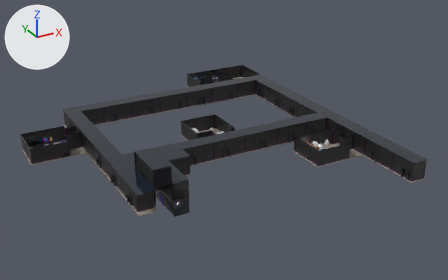
Before and after pictures for a commit that changed the FBX model Assets/My Assets/Art/Objects/Interiors/INT_ApartmintHallway.fbx.
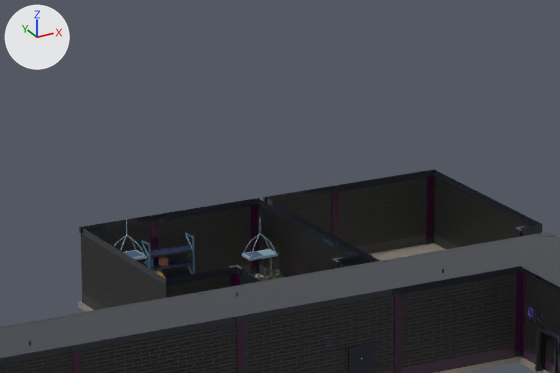
The first picture shows the older version from a 50 mm camera at (-55.0, -180.5, 81.2) aimed at (38.0, -11.5, -3.3). The close-ups show both versions on the part from 39% to 58% of the width and 14% to 35% of the height of that picture; other places that the commit changed are outside them. Arrows for +X, +Y and +Z are at upper left; the lights stay in place. Where no turn or scale is listed for an object, it has been applied to the vertices.
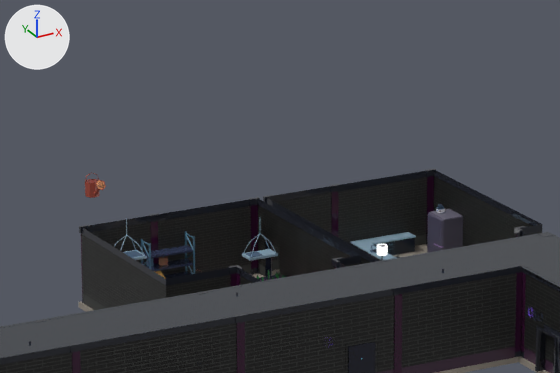
Where the change shows, as pixel boxes (x1, y1, x2, y2) in the close-ups (560 x 373 px):
'StorageRack.009', moved
    before: (141, 232, 195, 278)
    after: (141, 231, 195, 278)
'Cube.308', added
    after: (350, 232, 416, 261)
'Cube.310', added (black)
    after: (429, 209, 463, 250)
'Cube.313', added
    after: (427, 213, 444, 251)
'Cylinder.114', added
    after: (85, 173, 106, 198)
'FarmPlot.GreenOnions.003', moved
    before: (253, 268, 284, 281)
    after: (257, 270, 286, 281)
'Cube.309', added
    after: (377, 244, 388, 261)
'Can_SilverFeesh_Open.001', added
    after: (436, 204, 445, 213)
'Cube.314', added
    after: (427, 244, 439, 253)

Diff of the bpy script that builds the scene:
```diff
--- a/Assets/My Assets/Art/Objects/Interiors/INT_ApartmintHallway.fbx.py
+++ b/Assets/My Assets/Art/Objects/Interiors/INT_ApartmintHallway.fbx.py
@@ ob_farmplot_greenonions_003 @@
 ob_farmplot_greenonions_003 = bpy.data.objects.new('FarmPlot.GreenOnions.003', me_cube_366)
-ob_farmplot_greenonions_003.location = (58.27, 32.87, 0.45)
+ob_farmplot_greenonions_003.location = (58.27, 32.4, 0.45)
@@ ob_storagerack_009 @@
 ob_storagerack_009 = bpy.data.objects.new('StorageRack.009', me_storagerack_2_mesh_007)
-ob_storagerack_009.location = (53.51, 36.5, -0.03)
+ob_storagerack_009.location = (53.51, 36.42, -0.03)
@@ ob_cube_313 @@
+ob_cube_313 = bpy.data.objects.new('Cube.313', me_cube_899)  # 128 vertices, 132 faces; spans x -0.19..0.0, y -1.89..0.0, z 0.0..2.11; in mat_palette_browns (picture img_palette_browns_png_001)
+ob_cube_313.location = (71.88, 35.01, 0.76)
@@ ob_cube_308 @@
+ob_cube_308 = bpy.data.objects.new('Cube.308', me_cube_894)  # 1053 vertices, 1007 faces; spans x -1.1..3.26, y -3.09..2.78, z -0.76..0.76; in mat_palette_specials (picture img_palette_specials_png)
+ob_cube_308.location = (68.19, 34.19, 0.75)
@@ ob_can_silverfeesh_open_001 @@
+ob_can_silverfeesh_open_001 = bpy.data.objects.new('Can_SilverFeesh_Open.001', me_cylinder_732)  # 247 vertices, 230 faces; spans x -0.294..0.303, y -0.293..0.295, z -0.029..0.513; in mat_snackbar05 (picture img_snackbars05_png), mat_palette_specials (picture img_palette_specials_png)
+ob_can_silverfeesh_open_001.location = (72.51, 34.62, 2.93)
@@ ob_cube_309 @@
+ob_cube_309 = bpy.data.objects.new('Cube.309', me_cube_896)  # 88 vertices, 82 faces; spans x -0.44..0.44, y -0.44..0.44, z -1.66..0.72; in mat_white_neon (white #e7e7e7), mat_palette_specials (picture img_palette_specials_png)
+ob_cube_309.location = (66.5, 31.74, 1.65)
@@ ob_cylinder_114 @@
+ob_cylinder_114 = bpy.data.objects.new('Cylinder.114', me_cylinder_769)  # 404 vertices, 209 faces; spans x -0.53..0.52, y -1.57..0.51, z -0.51..1.1; in mat_palette_browns (picture img_palette_browns_png_001)
+ob_cylinder_114.location = (56.29, 53.22, 1.9)
@@ ob_cube_310 @@
+ob_cube_310 = bpy.data.objects.new('Cube.310', me_cube_898)  # 147 vertices, 132 faces; spans x -0.56..1.0, y -0.96..0.94, z -1.0..1.92; in mat_palette_browns (picture img_palette_browns_png_001)
+ob_cube_310.location = (72.36, 34.11, 0.98)
@@ ob_cube_314 @@
+ob_cube_314 = bpy.data.objects.new('Cube.314', me_cube_903)  # 64 vertices, 68 faces; spans x -0.19..0.0, y -1.89..0.0, z -0.74..0.0; in mat_palette_browns (picture img_palette_browns_png_001)
+ob_cube_314.location = (71.88, 35.01, 0.74)
```
